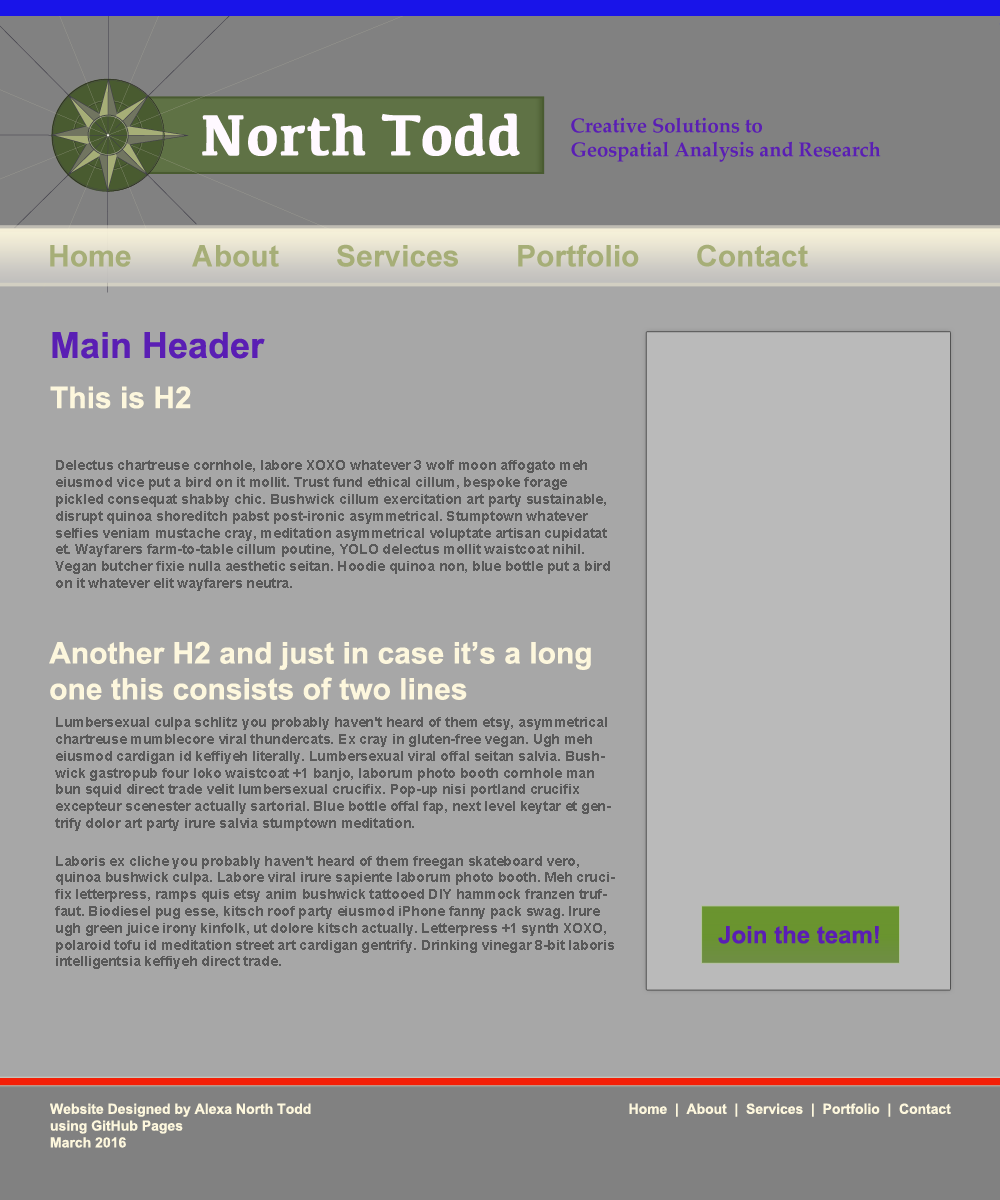
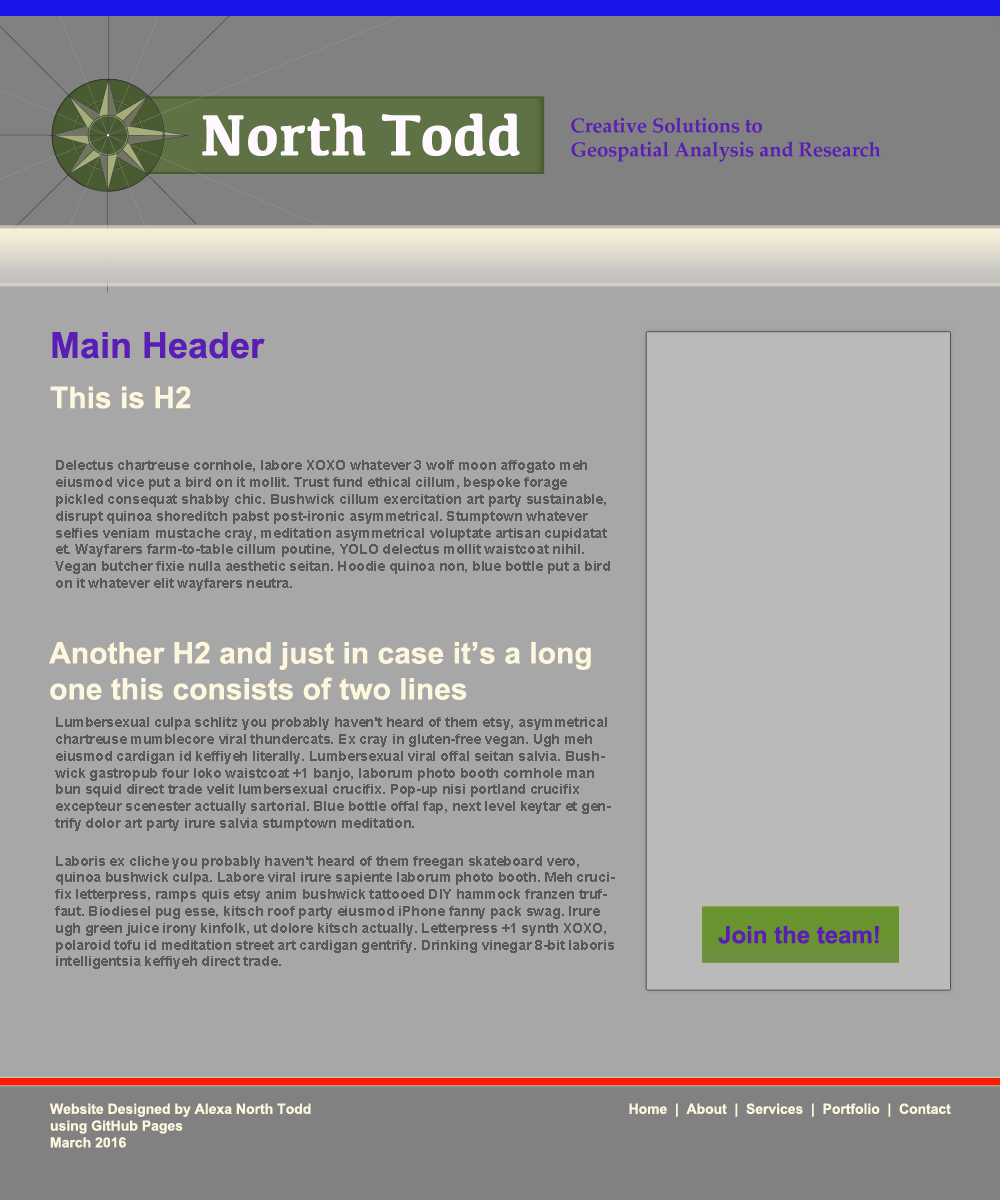
Layered file, before and after one edit (1000px x 1200px). Changes by layer:
hid "Home About Services Portfolio Contact" over [50, 244, 808, 267]
painted on "Shape 4" over [0, 1078, 1000, 1085]
